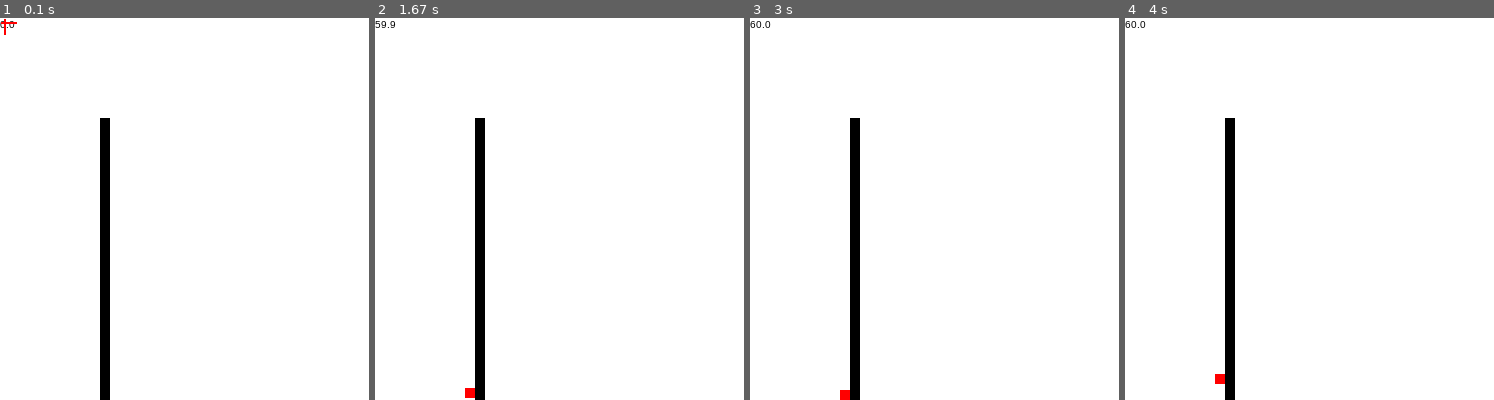
Above: before the commit, frames 1-4 (left to right).
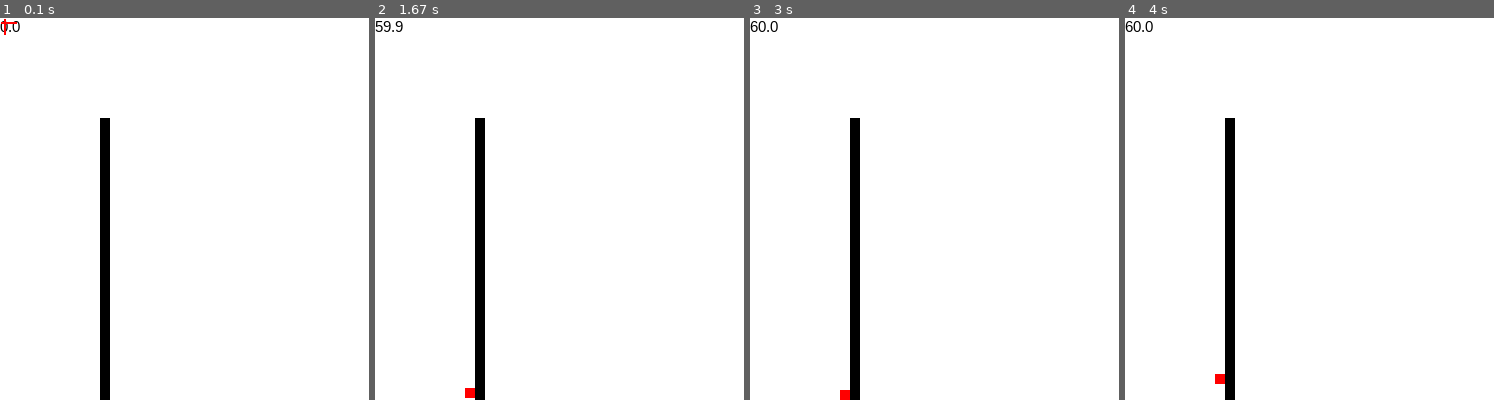
Above: after the commit, the same moments.

Repository: zwang20/Chaos
Game: pygame game, started from chaos.py
Same seed, same stepped clock (60 frames per second), same inputs: the game is played once before the commit and once after it.
Inputs (mouse positions are % of the whole screen's width and height, from its top left):
- Up to frame 1 (0.1 s): no input
- Up to frame 2 (1.67 s): click (54, 52) at 0.38 s; hold Right 0.67-1.13 s; click (89, 50) at 0.75 s; hold Up 1.17-1.47 s; click (55, 59) at 1.25 s; hold Right from 1.5 s (still down); click (28, 53) at 1.58 s
- Up to frame 3 (3 s): release Right at 1.97 s; hold Left 2-2.53 s; click (65, 76) at 2.08 s; hold Down 2.57-2.87 s; click (20, 77) at 2.65 s; hold Left from 2.9 s (still down); click (70, 16) at 2.98 s
- Up to frame 4 (4 s): release Left at 3.3 s; hold Up 3.33-3.7 s; click (94, 89) at 3.42 s; hold Right from 3.73 s (still down); click (67, 61) at 3.82 s
The pictures show only the part of the screen within x 0-50%, y 0-50%; the shares and areas given below are measured in that part.

The runs differ from the first frame. In frame 1, less than 0.1% of the frame differs, in the area x 0-6%, y 0-4%; in frame 2, 0.1%, in the area x 0-8%, y 0-4%; in frame 3, 0.1%; in frame 4, 0.1%.

Commit message:
Minor changes

Diff:
--- a/sge.py
+++ b/sge.py
@@ -9,7 +9,7 @@
         display=game_display, string='Test', x=0, y=0, colour=(0, 0, 0)):
     display.blit(
         pygame.font.SysFont(
-            "arial", 10).render(str(string), True, colour), (x, y))
+            "arial", 15).render(str(string), True, colour), (x, y))
 
 
 def sge_rect(
